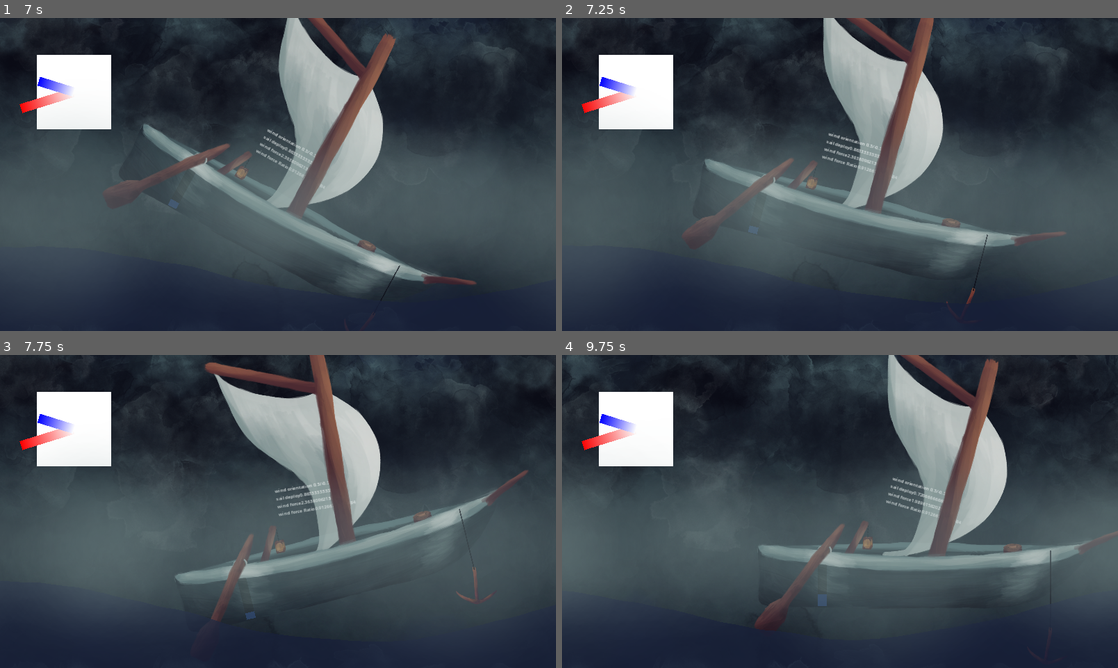
Above: before the commit, frames 1-4 (two rows, left to right).
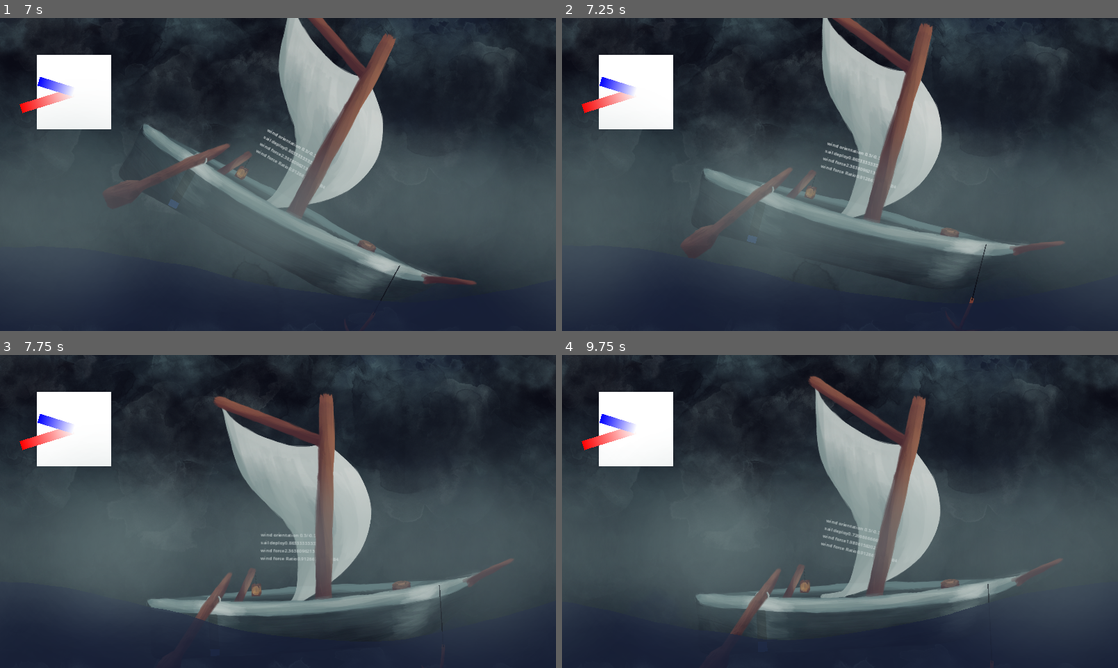
Above: after the commit, the same moments.

Repository: MarianPoirot/Skull-BonesImproved
Game: Godot game, scene res://Scenes/UI/Opening.tscn
The game is run twice, just before and just after one commit, with the same random seed, the same clock (stepped at 60 frames per second) and the same inputs.
Inputs (mouse positions are in pixels of both pictures, inside the frame that each line leads up to):
- Up to frame 1 (7 s): click "Start" at 0.5 s; move the mouse to (400, 158) at 1.27 s; press the mouse at (400, 158) at 1.28 s; hold Left (SteerRight) 1.28-2.03 s; move the mouse to (166, 190) at 2.02 s; release the mouse at (166, 190) at 2.03 s; hold Right (SteerLeft) 2.03-2.78 s; tap E (Boost) at 2.1 s; click (166, 190) at 2.3 s; move the mouse to (333, 105) at 2.77 s; hold G (DeploySail) 2.78-3.53 s; hold Left (SteerRight) 2.78-4.28 s; click (333, 105) at 3.05 s; move the mouse to (250, 237) at 3.52 s; tap F (PullSail) at 3.6 s; click (250, 237) at 3.8 s; move the mouse to (444, 221) at 4.27 s; press the mouse at (444, 221) at 4.28 s; hold Right (SteerLeft) 4.28-6.53 s; tap Mouse wheel down (scroll_down) at 4.35 s; move the mouse to (111, 127) at 5.02 s; release the mouse at (111, 127) at 5.03 s; tap Mouse wheel up (scroll_up) at 5.1 s; click (111, 127) at 5.3 s; move the mouse to (305, 174) at 5.77 s; hold Space (start) 5.78-6.53 s; click (305, 174) at 6.05 s; move the mouse to (194, 96) at 6.52 s; hold Left (SteerRight) from 6.53 s (still down); click (194, 96) at 6.6 s
- Up to frame 2 (7.25 s): keep holding Left (SteerRight)
- Up to frame 3 (7.75 s): keep holding Left (SteerRight); move the mouse to (400, 495) at 7.27 s; press the mouse at (400, 495) at 7.28 s
- Up to frame 4 (9.75 s): move the mouse to (728, 527) at 8.02 s; release the mouse at (728, 527) at 8.03 s; tap E (Boost) at 8.1 s; click (728, 527) at 8.3 s; move the mouse to (895, 442) at 8.77 s; release Left (SteerRight) at 8.78 s; hold G (DeploySail) 8.78-9.53 s; hold Right (SteerLeft) from 8.78 s (still down); click (895, 442) at 9.05 s; move the mouse to (812, 574) at 9.52 s; tap F (PullSail) at 9.6 s

Frame 1 is identical in both runs. In frame 2, 7.8% of the frame differs, in the area x 21-91%, y 0-92%; in frame 3, 19%; in frame 4, 26%, in the area x 0-100%, y 0-99%.

Commit message:
Added stop speed when mast damaged or sail undeployed

Diff:
--- a/Scenes/Ship/Sail.tscn
+++ b/Scenes/Ship/Sail.tscn
@@ -1,7 +1,13 @@
-[gd_scene load_steps=3 format=3 uid="uid://bmtenw5xl5dqa"]
+[gd_scene load_steps=5 format=3 uid="uid://bmtenw5xl5dqa"]
 
 [ext_resource type="Texture2D" uid="uid://dnjsei5k2xjxg" path="res://Assets/Sprites/Sailboat/sail.png" id="1_d7ub0"]
 [ext_resource type="Script" path="res://Scripts/Ship/Sail.gd" id="1_qgwr0"]
+
+[sub_resource type="RectangleShape2D" id="RectangleShape2D_ia7l6"]
+size = Vector2(320, 247)
+
+[sub_resource type="RectangleShape2D" id="RectangleShape2D_butmb"]
+size = Vector2(506, 293)
 
 [node name="Sail" type="Node2D"]
 script = ExtResource("1_qgwr0")
@@ -14,3 +20,18 @@
 offset_top = 10.0
 offset_right = -122.0
 offset_bottom = 33.0
+
+[node name="Deployed" type="Area2D" parent="."]
+
+[node name="CollisionShape2D" type="CollisionShape2D" parent="Deployed"]
+position = Vector2(27, 180.5)
+shape = SubResource("RectangleShape2D_ia7l6")
+
+[node name="Undeployed" type="Area2D" parent="."]
+
+[node name="CollisionShape2D" type="CollisionShape2D" parent="Undeployed"]
+position = Vector2(-51, -272.5)
+shape = SubResource("RectangleShape2D_butmb")
+
+[connection signal="input_event" from="Deployed" to="." method="_on_deployed_input_event"]
+[connection signal="input_event" from="Undeployed" to="." method="_on_undeployed_input_event"]
--- a/Scripts/Ship/Mast.gd
+++ b/Scripts/Ship/Mast.gd
@@ -3,6 +3,8 @@
 signal windFromMast(wind)
 signal windOrientationFromMast(orientation)
 signal sailOrientationFromMast(orientation)
+
+@export var broken = false
 
 # Called when the node enters the scene tree for the first time.
 func _ready():
@@ -14,7 +16,8 @@
 	pass
 
 func _on_sail_wind_from_sail(wind):
-	emit_signal("windFromMast",wind)
+	if not broken:
+		emit_signal("windFromMast",wind)
 
 
 func _on_sail_wind_orientation_sig(orientation):
--- a/Scripts/Ship/Sail.gd
+++ b/Scripts/Ship/Sail.gd
@@ -11,9 +11,15 @@
 var sailDeploy
 var sailLife
 var windForceBeforeDamage = 10
+var deployed : bool
+var hoisting
+var unhoisting
 
 # Called when the node enters the scene tree for the first time.
 func _ready():
+	deployed = true
+	hoisting = false
+	unhoisting = false
 	windForceFromLevel = 3
 	windOrientation = -0.3
 	sailOrientation = 0.3
@@ -21,9 +27,11 @@
 	sailDeploy = 1
 	sailLife = 100
 
-
 # Called every frame. 'delta' is the elapsed time since the previous frame.
 func _process(delta):
+	if Input.is_action_just_released("Hoist"):
+		hoisting = false
+		unhoisting = false
 	if Input.is_action_pressed("SteerSailLeft"):
 		sailOrientation += PI * .15 * delta
 		if sailOrientation >= PI:
@@ -47,7 +55,8 @@
 
 	if wind >= windForceBeforeDamage:
 		sailLife -=0.01 * delta
-	windFromSail.emit(wind)
+	if deployed:
+		windFromSail.emit(wind)
 	var text = "wind orientation "+ str(sailOrientation).substr(0,4) + "/" + str(windOrientation) + "\n"
 	text = text + "sail deploy" + str(sailDeploy) + "\n"
 	text = text + "wind force" + str(wind) + "\n"
@@ -56,3 +65,21 @@
 
 	windOrientationSig.emit(windOrientation)
 	sailOrientationSig.emit(sailOrientation)
+
+func _on_deployed_input_event(viewport, event, shape_idx):
+	if deployed and event.is_action_pressed("Hoist"):
+		hoisting = true
+	elif deployed == false and hoisting and event.is_action_released("Hoist"):
+		hoisting = false
+		deployed = true
+		$Sprite2D.scale.y *= 5
+		$Sprite2D.position.y += 325
+
+func _on_undeployed_input_event(viewport, event, shape_idx):
+	if deployed == false and event.is_action_pressed("Hoist") :
+		hoisting = true
+	elif deployed and hoisting and event.is_action_released("Hoist"):
+		hoisting = false
+		deployed = false
+		$Sprite2D.scale.y *= 0.2
+		$Sprite2D.position.y -= 325
--- a/Scripts/Ship/Ship.gd
+++ b/Scripts/Ship/Ship.gd
@@ -70,6 +70,7 @@
 	tween.tween_property($Mast, "rotation", 1, 10)
 	$"Mast/mast1-rope".set_deferred("visible",false)
 	$"Mast/mast2-rope".set_deferred("visible",false)
+	$Mast.broken = true
 
 func _on_mast_sail_orientation_from_mast(orientation):
 	sailOrientationFromShip.emit(orientation)
--- a/project.godot
+++ b/project.godot
@@ -85,6 +85,11 @@
 "events": [Object(InputEventKey,"resource_local_to_scene":false,"resource_name":"","device":-1,"window_id":0,"alt_pressed":false,"shift_pressed":false,"ctrl_pressed":false,"meta_pressed":false,"pressed":false,"keycode":0,"physical_keycode":70,"key_label":0,"unicode":102,"echo":false,"script":null)
 ]
 }
+Hoist={
+"deadzone": 0.5,
+"events": [Object(InputEventMouseButton,"resource_local_to_scene":false,"resource_name":"","device":-1,"window_id":0,"alt_pressed":false,"shift_pressed":false,"ctrl_pressed":false,"meta_pressed":false,"button_mask":1,"position":Vector2(30, 22),"global_position":Vector2(34, 63),"factor":1.0,"button_index":1,"canceled":false,"pressed":true,"double_click":false,"script":null)
+]
+}
 
 [layer_names]
 
